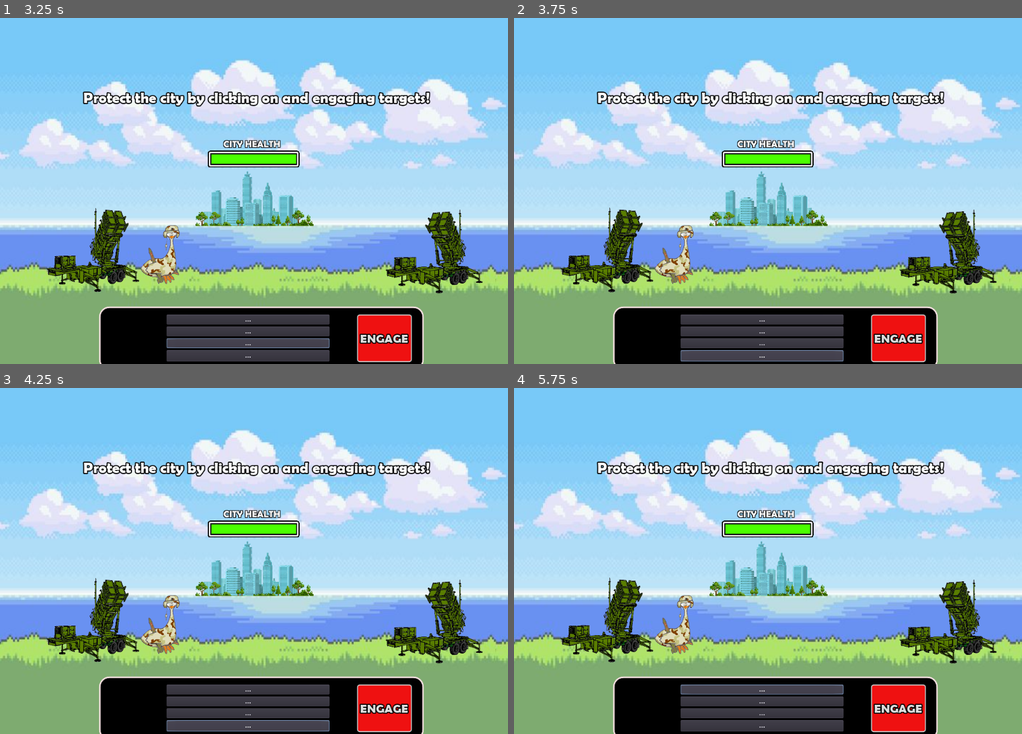
Above: before the commit, frames 1-4 (two rows, left to right).
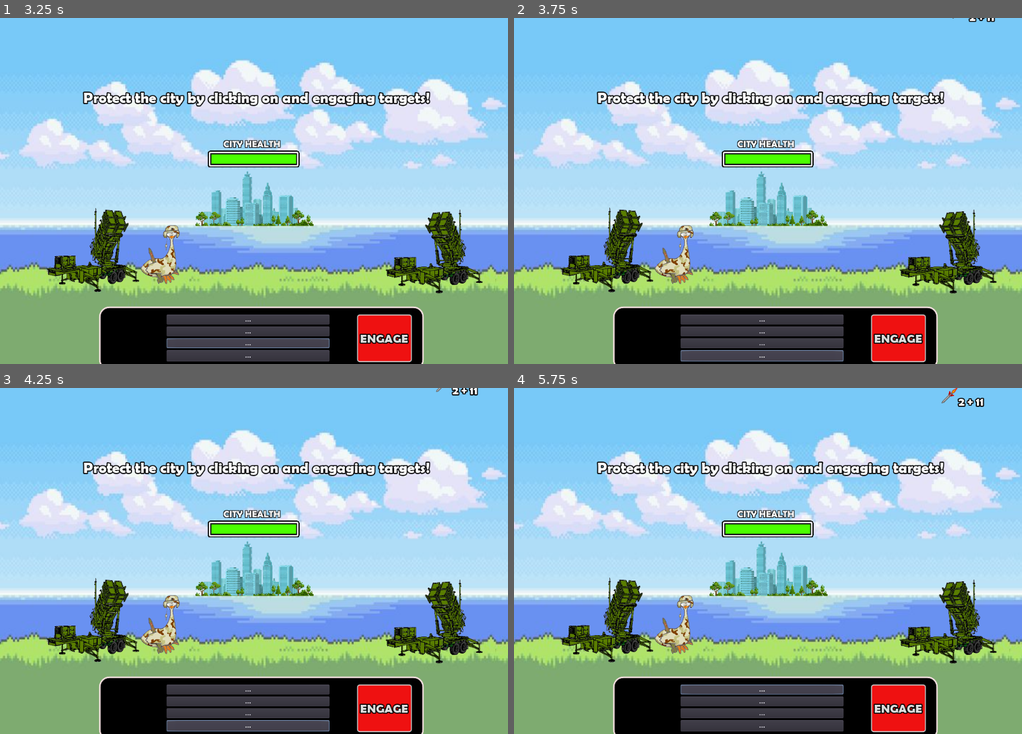
Above: after the commit, the same moments.

Repository: bktiel/oozlefinch
Game: Godot game, scene res://MainMenu.tscn
Two runs of this game, one before a commit and one after it. Both use one fixed random seed, a clock stepped at 60 frames per second and the inputs below.
Inputs:
- Up to frame 1 (3.25 s): click "NEW GAME" at 0.5 s; click "..." at 1.25 s; click "..." at 2 s; click "..." at 2.75 s
- Up to frame 2 (3.75 s): click "..." at 3.5 s
- Up to frame 3 (4.25 s): no input
- Up to frame 4 (5.75 s): click "ENGAGE" at 4.25 s; click "..." at 5 s

Frame 1 is identical in both runs. In frame 2, less than 0.1% of the frame differs, in the area x 86-95%, y 0-2%; in frame 3, 0.1%; in frame 4, 0.2%, in the area x 84-93%, y 0-6%.

Commit message:
Slowed down down tbm launch interval from 5 seconds to 8 seconds. Updated collision of PatriotMissile and City to give more visually accurate results. Moved PatriotMissile launch code to a delegate in Main. Added Intercepts counter to GUI. Changed text in game over to Intercepts instead of Interceptions

Diff:
--- a/actors/City1.tscn
+++ b/actors/City1.tscn
@@ -59,8 +59,10 @@
 script = ExtResource( 2 )
 
 [node name="City1Collision" type="CollisionShape2D" parent="."]
+visible = false
 position = Vector2( -1, 19 )
 shape = SubResource( 1 )
+disabled = true
 
 [node name="City1Sprite" type="AnimatedSprite" parent="."]
 frames = SubResource( 2 )
@@ -72,4 +74,8 @@
 frames = SubResource( 3 )
 animation = "explosion"
 
+[node name="CollisionPolygon2D" type="CollisionPolygon2D" parent="."]
+scale = Vector2( 49.0878, 24.6787 )
+polygon = PoolVector2Array( -9.16725, 9.60343, -7.80235, 4.61937, -6.96711, -1.49927, -4.97068, 3.84948, -3.54467, 0.364687, -2.24088, 3.56583, -1.30379, -7.41531, -0.48892, 1.90448, 1.24267, 0.445729, 2.22051, -4.01156, 2.95389, 4.29521, 3.70764, 4.8625, 5.27626, -0.364687, 8.02643, 9.68447 )
+
 [connection signal="animation_finished" from="City1Explosion" to="." method="_on_City1Explosion_animation_finished"]
--- a/actors/Missile.tscn
+++ b/actors/Missile.tscn
@@ -32,8 +32,7 @@
 [ext_resource path="res://fonts/BerlinDemi.tres" type="DynamicFont" id=30]
 
 [sub_resource type="CapsuleShape2D" id=1]
-radius = 17.0
-height = 72.0
+height = 26.0
 
 [sub_resource type="SpriteFrames" id=2]
 animations = [ {
@@ -59,7 +58,7 @@
 script = ExtResource( 28 )
 
 [node name="CollisionShape2D" type="CollisionShape2D" parent="."]
-position = Vector2( -1, -4 )
+position = Vector2( 0, 4 )
 shape = SubResource( 1 )
 
 [node name="AnimatedSprite" type="AnimatedSprite" parent="."]
--- a/levels/main.tscn
+++ b/levels/main.tscn
@@ -130,7 +130,7 @@
 shape = SubResource( 1 )
 
 [node name="MissileTimer" type="Timer" parent="."]
-wait_time = 5.0
+wait_time = 8.0
 
 [node name="playerStart" type="Node2D" parent="."]
 position = Vector2( 389, 475 )
@@ -160,12 +160,34 @@
 [node name="East" type="Node2D" parent="."]
 position = Vector2( 951, -31 )
 
+[node name="lblScoreLabel" type="Label" parent="."]
+visible = false
+margin_left = 817.0
+margin_top = 306.0
+margin_right = 957.0
+margin_bottom = 334.0
+rect_scale = Vector2( 0.851558, 0.851558 )
+custom_fonts/font = SubResource( 9 )
+text = "Intercepts"
+align = 1
+uppercase = true
+
+[node name="lblScore" type="Label" parent="lblScoreLabel"]
+margin_left = -4.0
+margin_top = 23.0
+margin_right = 136.0
+margin_bottom = 51.0
+custom_fonts/font = SubResource( 9 )
+text = "0"
+align = 1
+uppercase = true
+
 [node name="CityHealth" type="TextureProgress" parent="."]
 margin_left = 412.0
 margin_top = 261.0
 margin_right = 612.0
 margin_bottom = 326.0
-max_value = 5.0
+max_value = 6.0
 texture_under = ExtResource( 17 )
 texture_progress = ExtResource( 18 )
 
@@ -317,7 +339,7 @@
 margin_top = 88.0
 margin_right = 185.0
 margin_bottom = 116.0
-text = "Interceptions:"
+text = "Intercepts:"
 
 [node name="Label3" type="Label" parent="panGameOver"]
 margin_left = 40.0
@@ -368,6 +390,8 @@
 [connection signal="launcher_reached" from="Player" to="." method="_on_Player_launcher_reached"]
 [connection signal="timeout" from="MissileTimer" to="." method="_on_MissileTimer_timeout"]
 [connection signal="timeout" from="StartTimer" to="." method="_on_StartTimer_timeout"]
+[connection signal="fire_missile" from="Patriot" to="." method="_on_Patriot_fire_missile"]
+[connection signal="fire_missile" from="Patriot2" to="." method="_on_Patriot_fire_missile"]
 [connection signal="bad_response" from="AnswerPanel" to="." method="_on_AnswerPanel_bad_response"]
 [connection signal="correct_response" from="AnswerPanel" to="." method="_on_AnswerPanel_correct_response"]
 [connection signal="pressed" from="AnswerPanel/lblAnswer1" to="AnswerPanel" method="_on_lblAnswer1_pressed"]
--- a/scripts/City.gd
+++ b/scripts/City.gd
@@ -4,9 +4,6 @@
 signal city_damaged
 signal city_destroyed
 
-# Declare member variables here. Examples:
-# var a = 2
-# var b = "text"
 
 
 # Called when the node enters the scene tree for the first time.
--- a/scripts/Patriot.gd
+++ b/scripts/Patriot.gd
@@ -6,10 +6,7 @@
 
 export(PackedScene) var projectile
 
-# Declare member variables here. Examples:
-# var a = 2
-# var b = "text"
-
+signal fire_missile(launcher)
 
 # Called when the node enters the scene tree for the first time.
 func _ready():
@@ -19,13 +16,7 @@
 		$AnimatedSprite.play("left")
 
 func fire(target):
-	var missile=projectile.instance()
-	add_child(missile)
-
-	if(direction==LAUNCHER_ORIENTATION.left):
-		missile.start($LaunchPointLeft.get_global_transform(),target)
-	else:
-		missile.start($LaunchPointRight.get_global_transform(),target)
+	emit_signal("fire_missile",self)
 
 
 func get_class(): return "Patriot"
--- a/scripts/PatriotMissile.gd
+++ b/scripts/PatriotMissile.gd
@@ -1,6 +1,8 @@
 extends Area2D
 
 export var speed = 350
+
+signal intercepted()
 
 var velocity = Vector2.ZERO
 var acceleration = Vector2.ZERO
@@ -44,6 +46,7 @@
 		if(body.dead):
 			return
 		if(body.pursuer==self):
+			emit_signal("intercepted")
 			set_physics_process(false)
 			hide()
 			body._on_Missile_body_entered(self)
@@ -51,6 +54,7 @@
 		if(body.dead):
 			return
 		if(body.pursuer==self):
+			emit_signal("intercepted")
 			set_physics_process(false)
 			hide()
 			body.destroyed_by(self)
--- a/scripts/main.gd
+++ b/scripts/main.gd
@@ -11,16 +11,9 @@
 
 var incoming = []
 var questions = []
-#var pendingQuestions=[]
-
 
 var target=null
 var targets=[]
-
-# Declare member variables here. Examples:
-# var a = 2
-# var b = "text"
-
 
 # Called when the node enters the scene tree for the first time.
 func _ready():
@@ -42,14 +35,12 @@
 	target=null
 	score=0
 	cycles=0
-	$City1.health=5
-	$CityHealth.value=5
+	$CityHealth.max_value-=difficulty
+	$City1.health=$CityHealth.max_value
+	$CityHealth.value=$CityHealth.max_value
 	$Player.start($playerStart.position)
 
-	#var altChance=ceil(randi()%3)
-	#if altChance<=1:
-	#	var stream=load("res://music/%s.ogg"%"funky")
-	#	$AudioStreamPlayer.set_stream(stream)
+
 	$AudioStreamPlayer.play(0)
 	print("starting timer")
 	questions=load_questions()
@@ -159,7 +150,6 @@
 func remove_target(target):
 	if(is_instance_valid(target)):
 		incoming.erase(target)
-		score+=1
 		# play sound
 		play_sound(target.position,"explode")
 		if($reticle.target==target):
@@ -210,6 +200,7 @@
 func _on_StartTimer_timeout():
 
 	print("start missile timer")
+	get_question()
 	$MissileTimer.start()
 
 func _on_MissileTimer_timeout():
@@ -278,6 +269,9 @@
 		$filter.show()
 		game_over()
 
+func update_score(newScore):
+	score=newScore
+	$lblScoreLabel/lblScore.text="%d"%score
 
 func _on_City1_city_destroyed():
 	pass
@@ -317,3 +311,21 @@
 
 func _on_btnMenu_pressed():
 	get_tree().change_scene("res://MainMenu.tscn")
+
+
+func handle_interception():
+	if(!$lblScoreLabel.visible):
+		$lblScoreLabel.show()
+	update_score(score+1)
+
+
+func _on_Patriot_fire_missile(launcher):
+	var missile=launcher.projectile.instance()
+	launcher.add_child(missile)
+	# events
+	missile.connect("intercepted",self,"handle_interception")
+
+	if(launcher.direction==launcher.LAUNCHER_ORIENTATION.left):
+		missile.start(launcher.get_node("LaunchPointLeft").get_global_transform(),target)
+	else:
+		missile.start(launcher.get_node("LaunchPointRight").get_global_transform(),target)
Not shown, changed: export_presets.cfg
